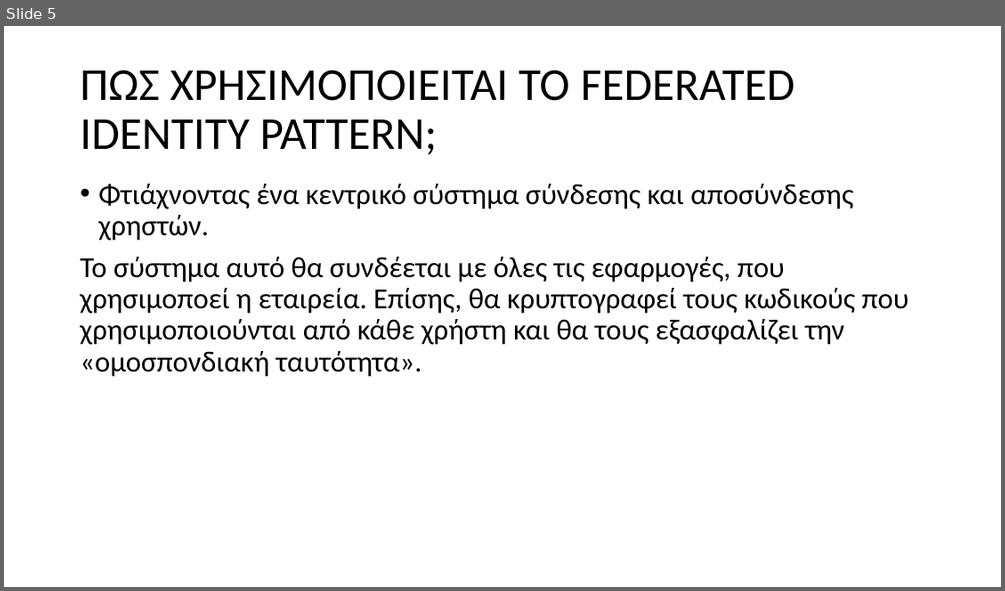
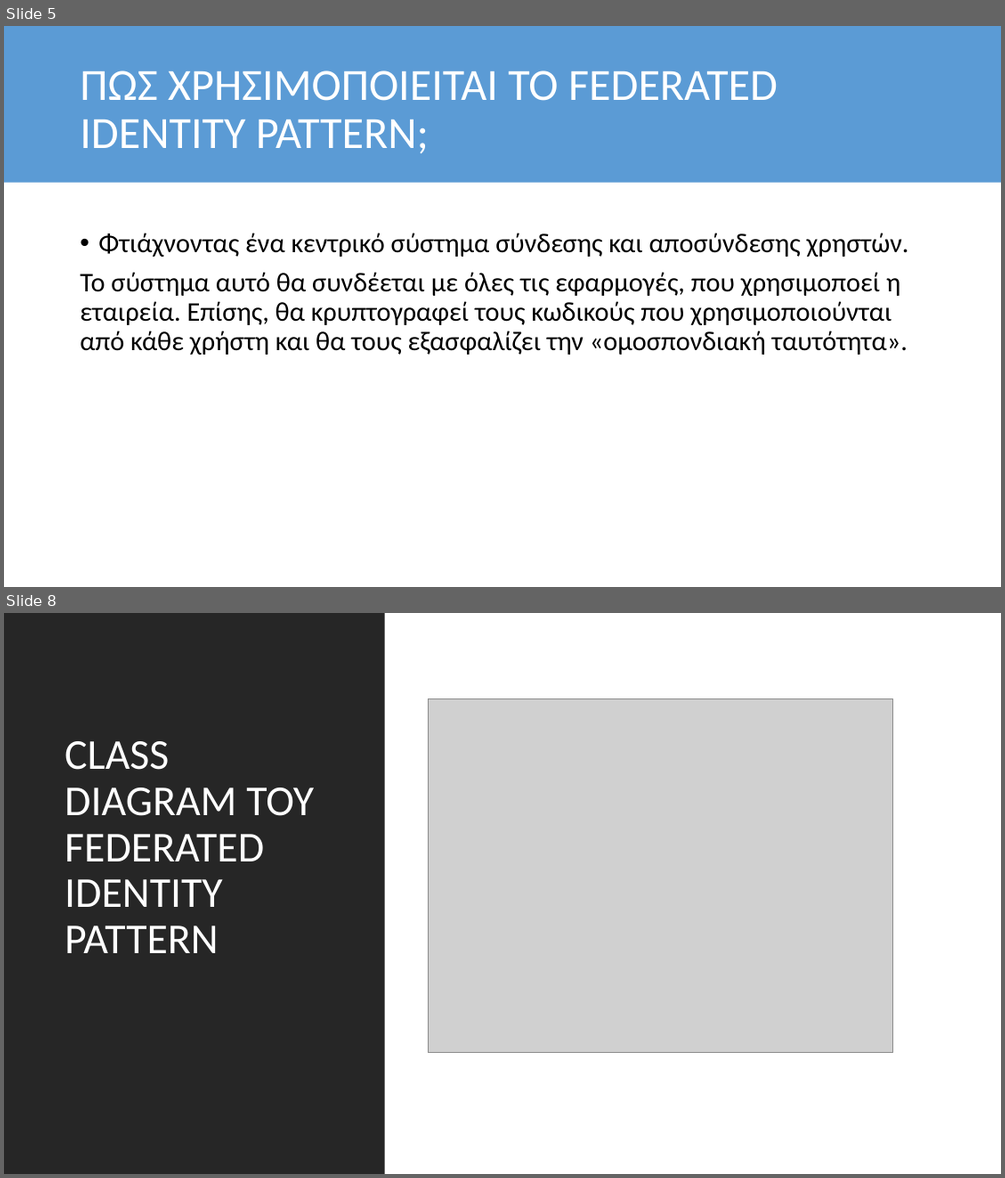
Before and after one commit to GeorgeMC2610/Design-Patterns, a slide deck: Exercise 3/Microsoft Design Patterns/Microsoft Design Patterns.pptx. Shown one above the other, each under a label of ours: slide 5 before the commit, slides 5 and 8 after it; the slides between them are not shown. The pictures are 1005x591 and 1005x1178 pixels, drawn with LibreOffice and Linux fonts; fonts in the diff are those of the drawing; grey boxes stand for pictures. Boxes give left, top, right and bottom in pixels: in the first picture for what was removed or moved away, otherwise in the second. Text is boxed around its words. In the diff, an @@ line names an element or a change of style, - is before the commit and + after.

```diff
--- a/Exercise 3/Microsoft Design Patterns/Microsoft Design Patterns.pptx
+++ b/Exercise 3/Microsoft Design Patterns/Microsoft Design Patterns.pptx
@@ slide 8 added at bbox=[4, 613, 1001, 1174], background #FFFFFF @@
@@ rectangle added at bbox=[4, 613, 385, 1174], fill #262626 @@
@@ picture added at bbox=[428, 699, 892, 1053] @@
@@ title added at bbox=[65, 741, 314, 953], 41 pt, text #FFFFFF @@
+CLASS DIAGRAM ΤΟΥ FEDERATED IDENTITY PATTERN
@@ slide 5 changed as well @@
@@ rectangle added at bbox=[4, 26, 1001, 183], fill #5B9BD5 @@
@@ title "ΠΩΣ ΧΡΗΣΙΜΟΠΟΙΕΙΤΑΙ ΤΟ FEDERATED IDENTITY ..." at bbox=[80, 70, 777, 153]: size 44 to 43 pt, text colour #000000 to #FFFFFF @@
@@ text "Φτιάχνοντας ένα κεντρικό σύστημα σύνδεσης ...": place and size @@
-text "Φτιάχνοντας ένα κεντρικό σύστημα σύνδεσης ..." at bbox=[80, 184, 909, 377]
+text "Φτιάχνοντας ένα κεντρικό σύστημα σύνδεσης ..." at bbox=[80, 232, 909, 354]
@@ text "Φτιάχνοντας ένα κεντρικό σύστημα σύνδεσης ..." at bbox=[80, 232, 909, 354]: size 28 to 26 pt @@
```
Also in this commit, not shown: 4 other slides changed, 8 other slides added, 1 slide removed.
